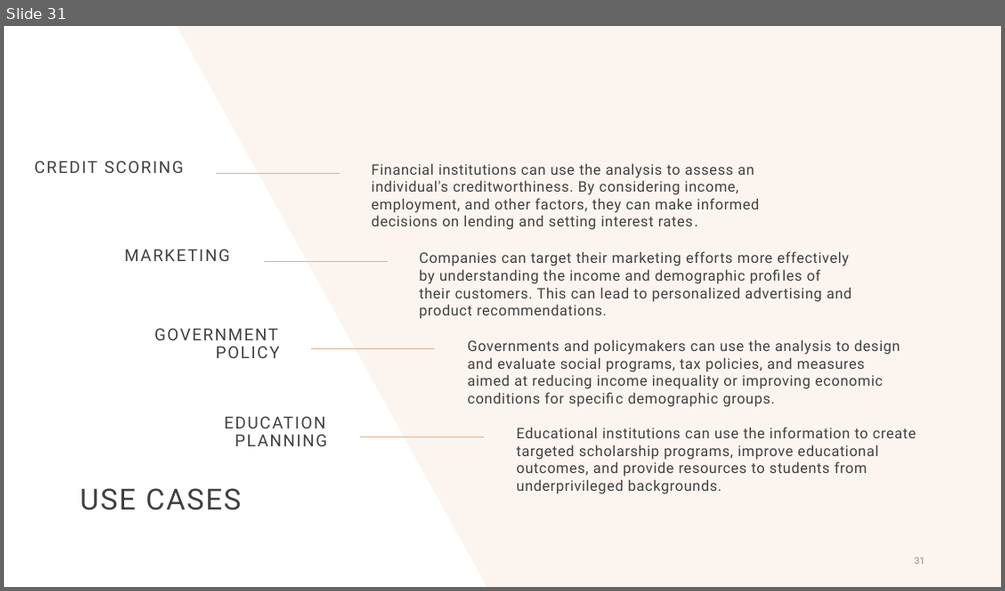
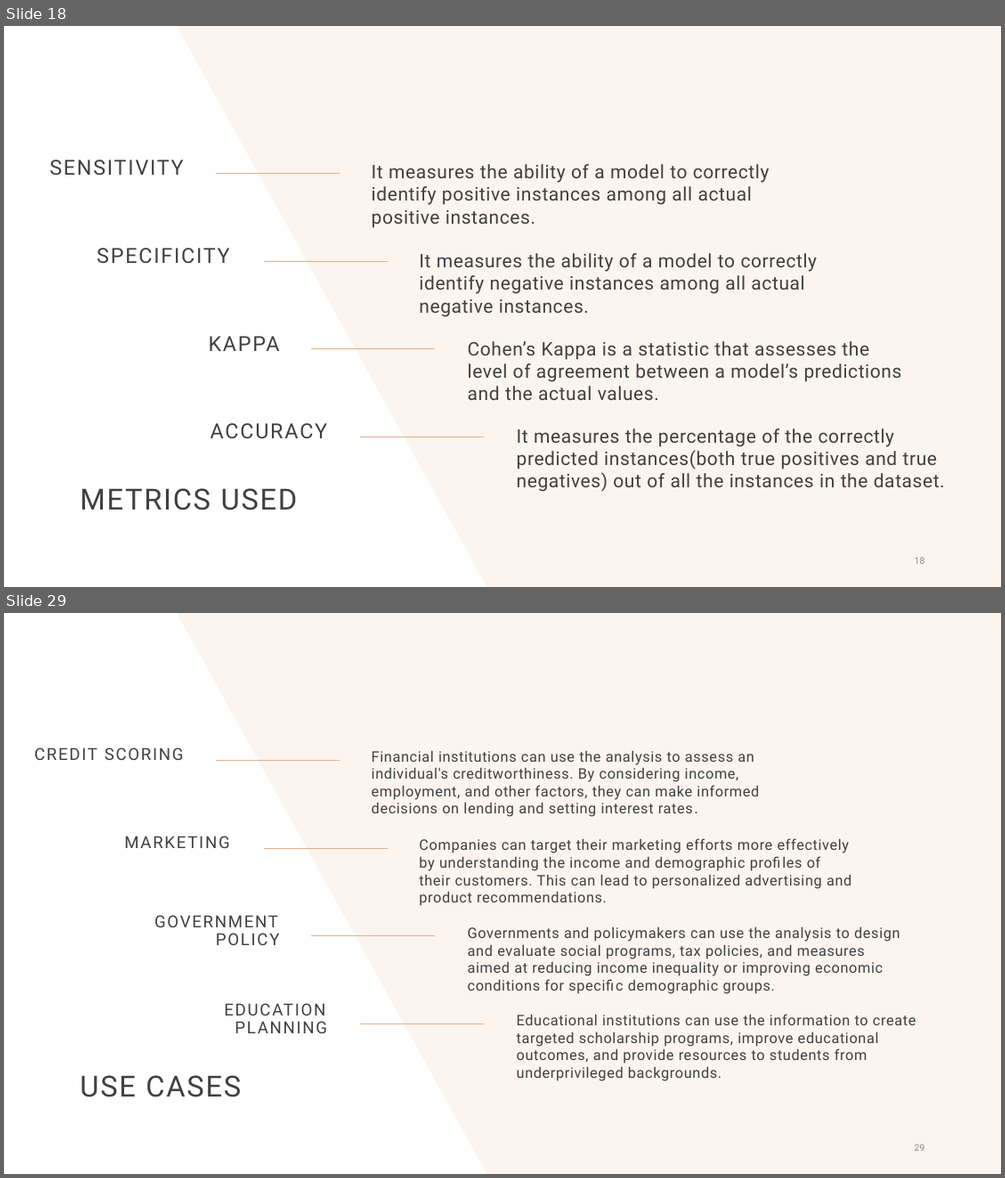
Before and after one commit to Hetansh-patel/Income-Prediction-With-R, a slide deck: R Project.pptx. Shown one above the other, each under a label of ours: slide 31 before the commit, slides 18 and 29 after it; the slides between them are not shown. The pictures are 1005x591 and 1005x1178 pixels, drawn with LibreOffice and Linux fonts; fonts in the diff are those of the drawing. Boxes give left, top, right and bottom in pixels: in the first picture for what was removed or moved away, otherwise in the second. Text is boxed around its words. In the diff, an @@ line names an element or a change of style, - is before the commit and + after.

```diff
--- a/R Project.pptx
+++ b/R Project.pptx
@@ slide 18 added at <box>4,26,1001,587</box>, background #FFFFFF; not listed: 5 template elements that a slide beside it also shows @@
@@ text added at <box>49,160,183,175</box>, 20 pt, text #404040 @@
+SENSITIVITY
@@ text added at <box>372,164,769,228</box>, 18 pt, text #404040 @@
+It measures the ability of a model to correctly identify positive instances among all actual positive instances.
@@ text added at <box>97,248,229,263</box>, 20 pt, text #404040 @@
+SPECIFICITY
@@ text added at <box>419,253,817,317</box>, 18 pt, text #404040 @@
+It measures the ability of a model to correctly identify negative instances among all actual negative instances.
@@ text added at <box>209,336,280,351</box>, 20 pt, text #404040 @@
+KAPPA
@@ text added at <box>468,341,902,400</box>, 18 pt, text #404040 @@
+Cohen’s Kappa is a statistic that assesses the level of agreement between a model’s predictions and the actual values.
@@ text added at <box>210,423,328,438</box>, 20 pt, text #404040 @@
+ACCURACY
@@ text added at <box>517,428,945,491</box>, 18 pt, text #404040 @@
+It measures the percentage of the correctly predicted instances(both true positives and true negatives) out of all the instances in the dataset.
@@ title added at <box>80,488,298,510</box>, 28 pt, text #404040 @@
+METRICS USED
@@ page number added at <box>914,556,925,564</box>, 9 pt, text #8C8C8C @@
+18
@@ what was slide 31 is now slide 29 @@
@@ page number at <box>914,1143,925,1151</box>: text changed @@
-31
+29
```
Also in this commit, not shown: 9 slides changed, 10 other slides added, 13 slides removed.
